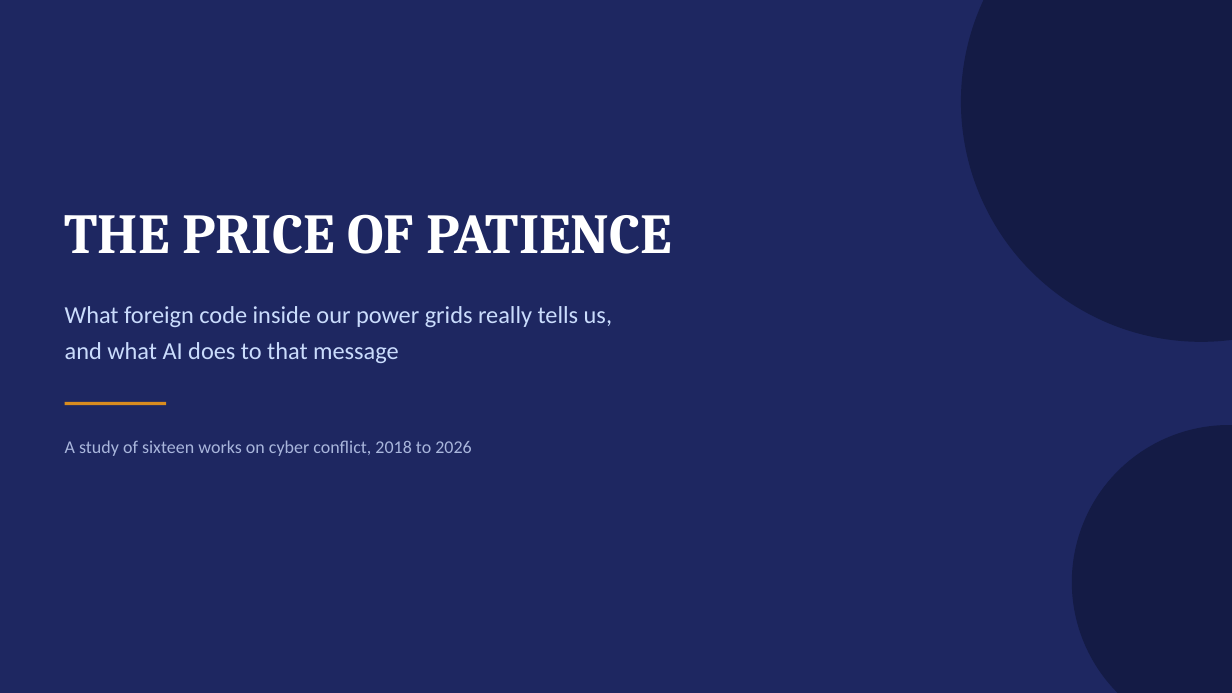
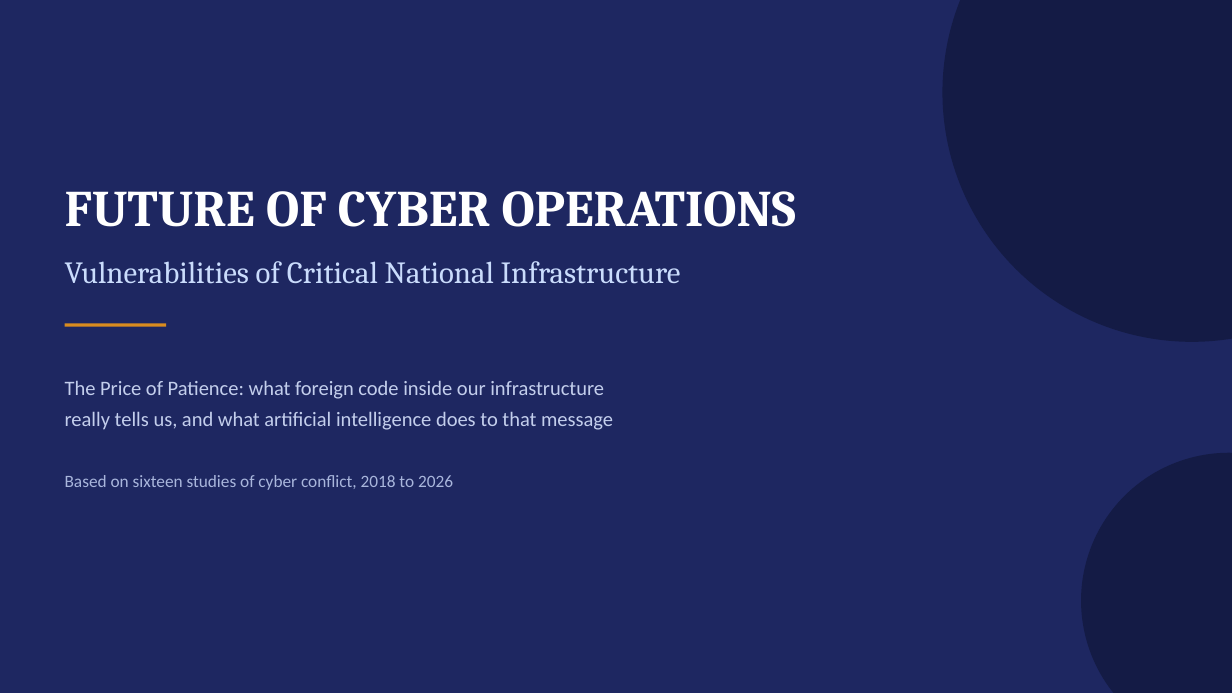
Before and after one commit to s9765fzsv8-cmyk/Claude, a slide deck: slide 1 of deck/price-of-patience.pptx. Drawn at 1232x693 pixels with LibreOffice and Linux fonts; fonts in the diff are those of the drawing. Boxes give left, top, right and bottom in pixels: in the first picture for what was removed or moved away, otherwise in the second. Text is boxed around its words. In the diff, an @@ line names an element or a change of style, - is before the commit and + after.

```diff
--- a/deck/price-of-patience.pptx
+++ b/deck/price-of-patience.pptx
@@ ellipse: place and size @@
-ellipse at [961, 0, 1232, 342]
+ellipse at [943, 0, 1232, 342]
@@ text at [65, 191, 796, 227]: text changed; size 44 to 40 pt @@
-THE PRICE OF PATIENCE
+FUTURE OF CYBER OPERATIONS
@@ text added at [65, 261, 681, 284], 24 pt, text #CADCFC @@
+Vulnerabilities of Critical National Infrastructure
@@ rectangle: place and size @@
-rectangle at [65, 402, 166, 406]
+rectangle at [65, 323, 166, 327]
@@ text at [65, 380, 613, 430]: text changed; size 19 to 16 pt; text colour #CADCFC to #C3CEEC @@
-What foreign code inside our power grids really tells us,
-and what AI does to that message
+The Price of Patience: what foreign code inside our infrastructure
+really tells us, and what artificial intelligence does to that message
@@ text at [65, 475, 453, 490]: text changed; size 14 to 13.5 pt @@
-A study of sixteen works on cyber conflict, 2018 to 2026
+Based on sixteen studies of cyber conflict, 2018 to 2026
@@ ellipse: place and size @@
-ellipse at [1072, 425, 1232, 693]
+ellipse at [1081, 453, 1232, 693]
```
Also in this commit, not shown: 8 other slides changed, 3 slides added, 1 slide removed, 1 other file.
